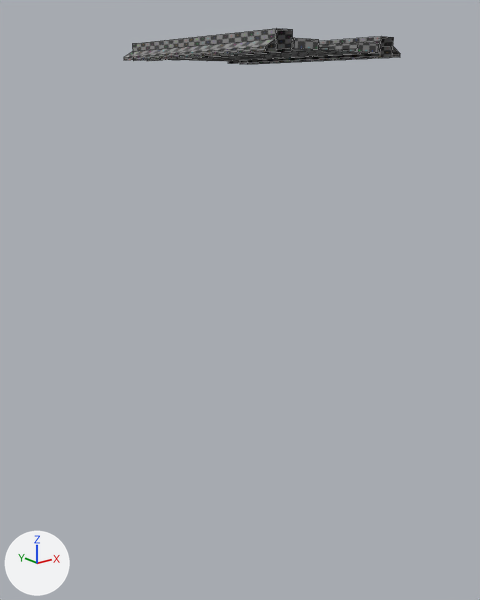
An edit to the FBX model Assets/Files/Models/Harry/Track Segment.fbx, drawn before and after from the same camera.
The view is the same before and after, from a camera (50 mm lens) standing at (-14.7, -17.6, -1.0) and looking at (-0.6, 0.0, -8.0). Every picture has the same lights, and +X, +Y and +Z are marked at lower left. Mesh edges are drawn as thin lines. Vertices at the same position are counted once.

In view in the first picture: 'Track Segment'.
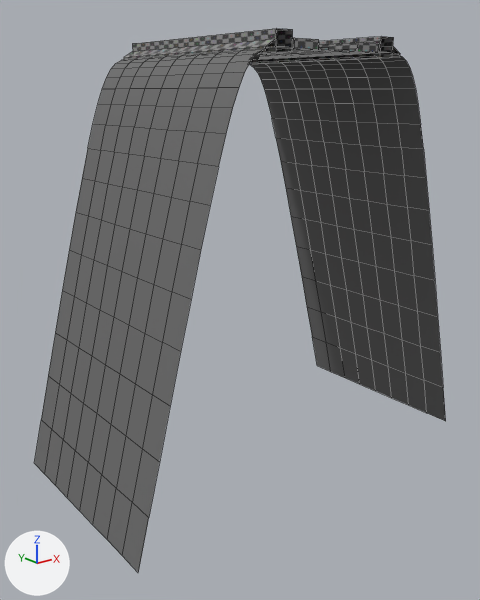
What changed in the scene script:
```text
Change me_track_segment_002:
    used by ob_track_segment; location = (0.0, 0.0, 0.0)
    remove me_track_segment_002.from_pydata(...)  # 194 vertices, 114 faces; spans x -2.71..2.71, y -3.69..3.69, z 0.0..0.55
    add me_track_segment_002.from_pydata(...)  # 635 vertices, 498 faces; spans x -7.19..7.19, y -3.69..3.69, z -13.85..0.55
    me_track_segment_002 part 1: a new loose piece of 441 vertices spanning x -7.19..7.19, y -3.69..3.69, z -13.85..0.12, in mat_material_001 (picture img_uv_test_grid_png)
```

What differs and where, as boxes (x1, y1, x2, y2) in the pictures (480 x 600 px):
'Track Segment', reshaped (49% wider, 1414% taller): before (124, 29, 400, 64); after (34, 29, 446, 573)
part 1 of me_track_segment_002, added: after (34, 46, 446, 573)
